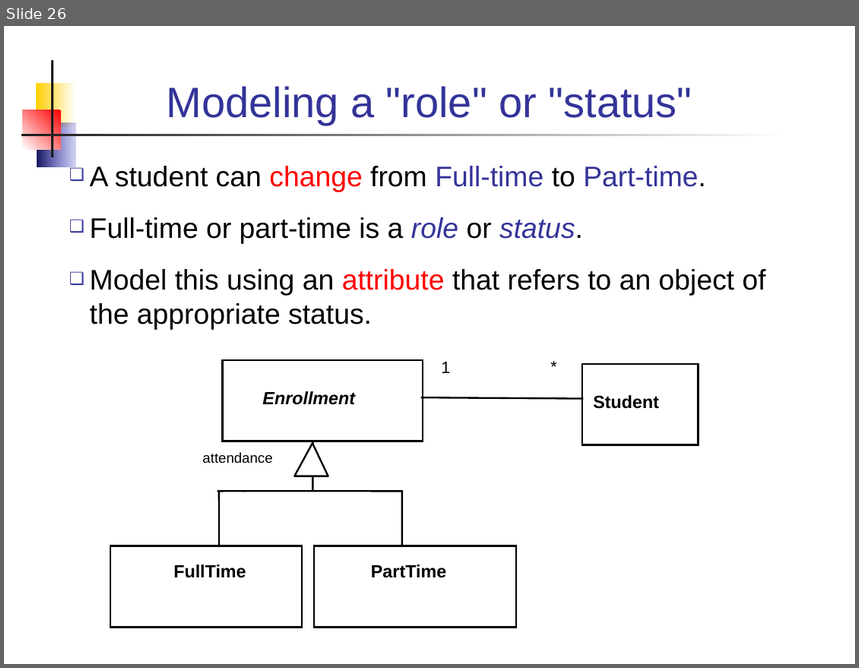
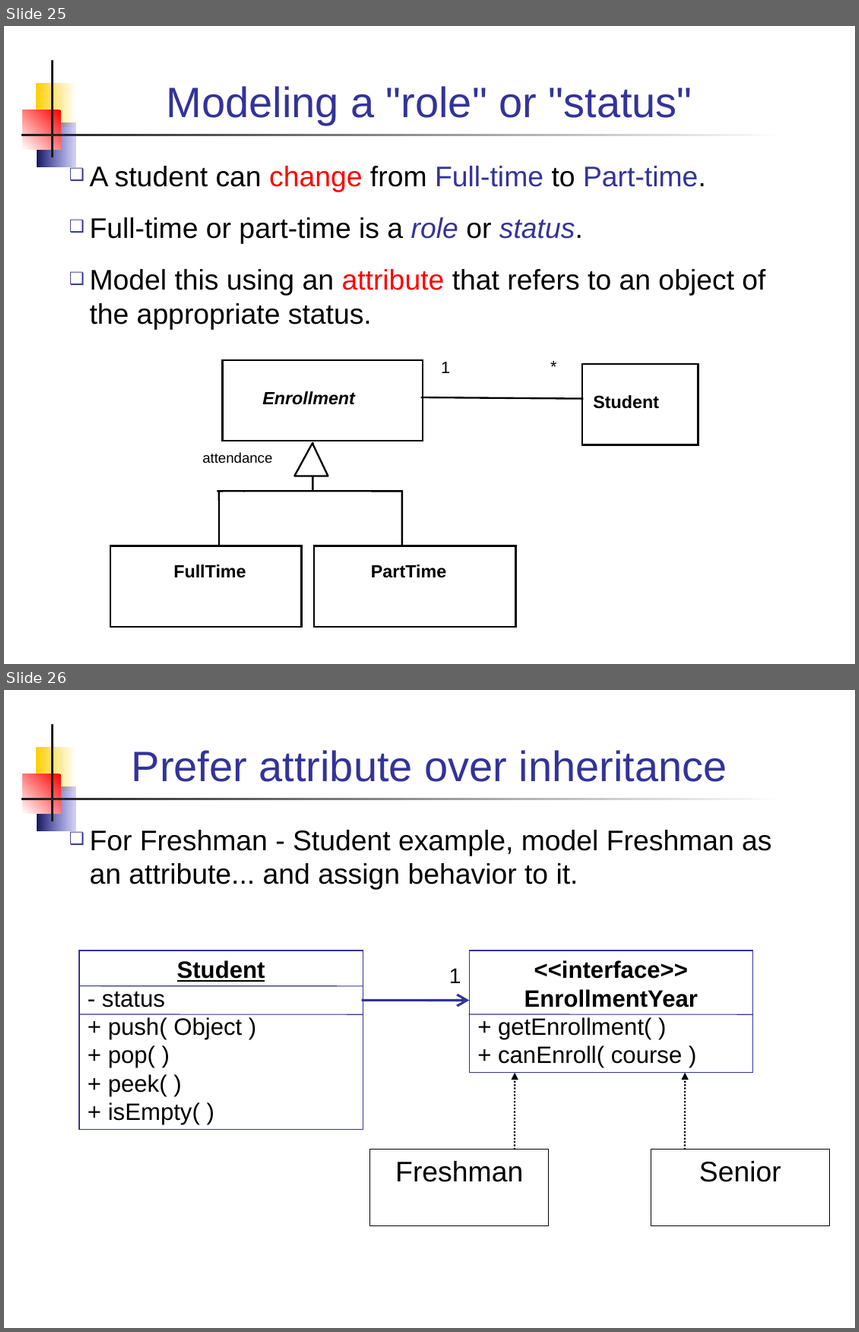
Before and after one commit to skeoop/skeoop.github.io, a slide deck: week4/Inheritance-2-Design.ppt. Shown one above the other, each under a label of ours: slide 26 before the commit, slides 25 and 26 after it. The pictures are 859x668 and 859x1332 pixels, drawn with LibreOffice and Linux fonts; fonts in the diff are those of the drawing. Boxes give left, top, right and bottom in pixels: in the first picture for what was removed or moved away, otherwise in the second. Text is boxed around its words. In the diff, an @@ line names an element or a change of style, - is before the commit and + after.

```diff
--- a/week4/Inheritance-2-Design.ppt
+++ b/week4/Inheritance-2-Design.ppt
@@ slide 26 added at (4,690,855,1328), background #FFFFFF; not listed: 5 template elements that a slide beside it also shows @@
@@ title added at (132,750,728,782), 36 pt, text #333399 @@
+Prefer attribute over inheritance
@@ text added at (90,830,772,890), 24 pt, text #000000 @@
+❑ For Freshman - Student example, model Freshman as an attribute... and assign behavior to it.
@@ rectangle added at (79,951,363,1129), outline #333399 0.74 pt, 20 pt, text #000000 @@
+Student
+- status
++ push( Object )
++ pop( )
++ peek( )
++ isEmpty( )
@@ rectangle added at (470,951,753,1073), outline #333399 0.74 pt, 20 pt, text #000000 @@
+<<interface>>
+EnrollmentYear
++ getEnrollment( )
++ canEnroll( course )
@@ text added at (449,968,462,983), 18 pt, text #000000 @@
+1
@@ line added from (79, 986) to (363, 986), #333399 0.74 pt @@
@@ arrow added from (363, 1001) to (470, 1001), #333399 2.01 pt @@
@@ line added from (79, 1015) to (363, 1015), #333399 0.74 pt @@
@@ line added from (470, 1015) to (753, 1015), #333399 0.74 pt @@
@@ arrow added from (515, 1150) to (515, 1073), #000000 1.42 pt dashed @@
@@ arrow added from (685, 1150) to (685, 1073), #000000 1.42 pt dashed @@
@@ rectangle added at (370,1150,549,1227), outline #000000 0.74 pt, 24 pt, text #000000 @@
+Freshman
@@ rectangle added at (651,1150,829,1227), outline #000000 0.74 pt, 24 pt, text #000000 @@
+Senior
@@ what was slide 26 is now slide 25 @@
```
Also in this commit, not shown: 2 slides changed, 7 other files.
